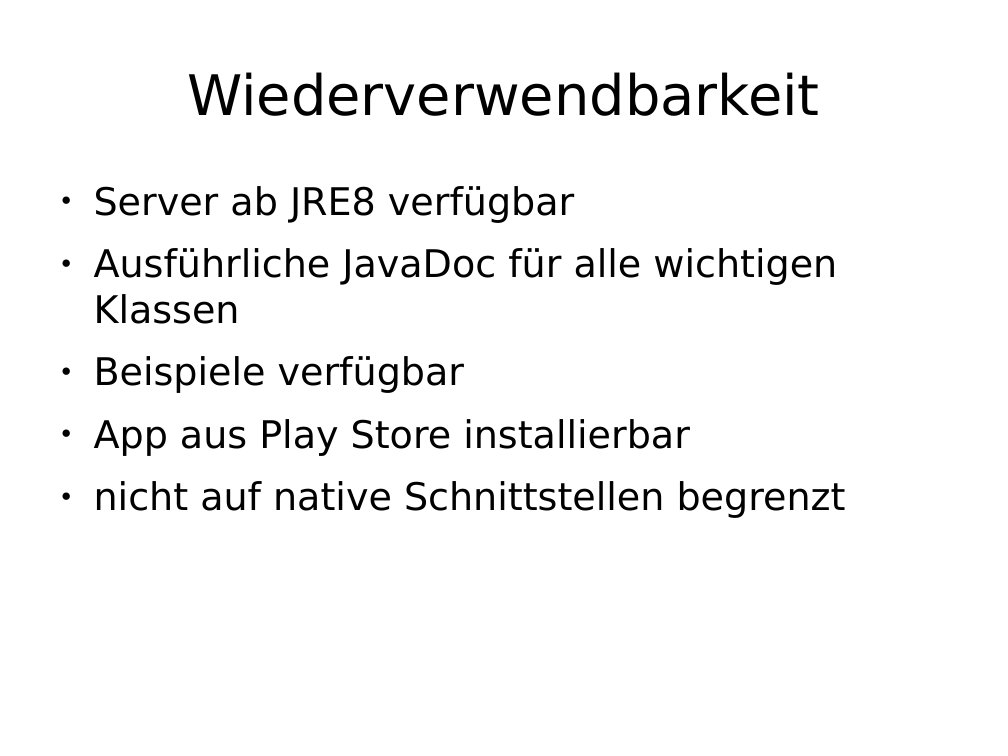
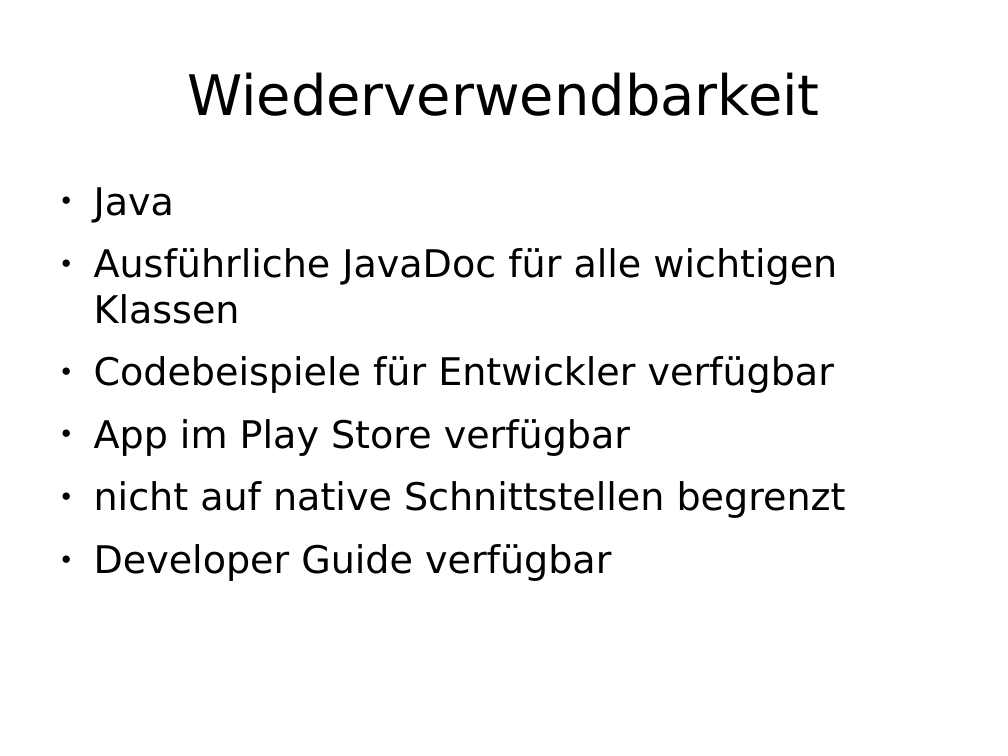
Before and after one commit to enra64/psychic-giggle, a slide deck: slide 22 of zwischenstand anfang dezember.odp (slide 21 before the commit). Drawn at 1008x756 pixels with LibreOffice and Linux fonts; fonts in the diff are those of the drawing. Boxes give left, top, right and bottom in pixels: in the first picture for what was removed or moved away, otherwise in the second. Text is boxed around its words. In the diff, an @@ line names an element or a change of style, - is before the commit and + after.

```diff
--- a/zwischenstand anfang dezember.odp
+++ b/zwischenstand anfang dezember.odp
@@ text at box(94, 187, 174, 223): text changed @@
-● Server ab JRE8 verfügbar
+● Java
@@ text at box(94, 356, 834, 456): text changed @@
-● Beispiele verfügbar
-● App aus Play Store installierbar
+● Codebeispiele für Entwickler verfügbar
+● App im Play Store verfügbar
@@ text at box(94, 544, 611, 581): paragraph added @@
+● Developer Guide verfügbar
```
Also in this commit, not shown: 4 other slides changed, 1 slide added.
